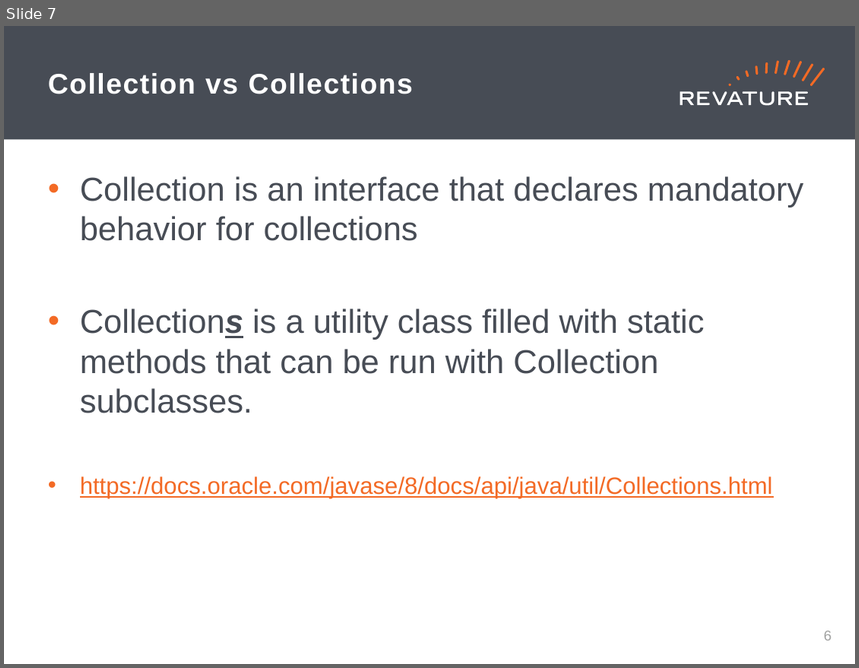
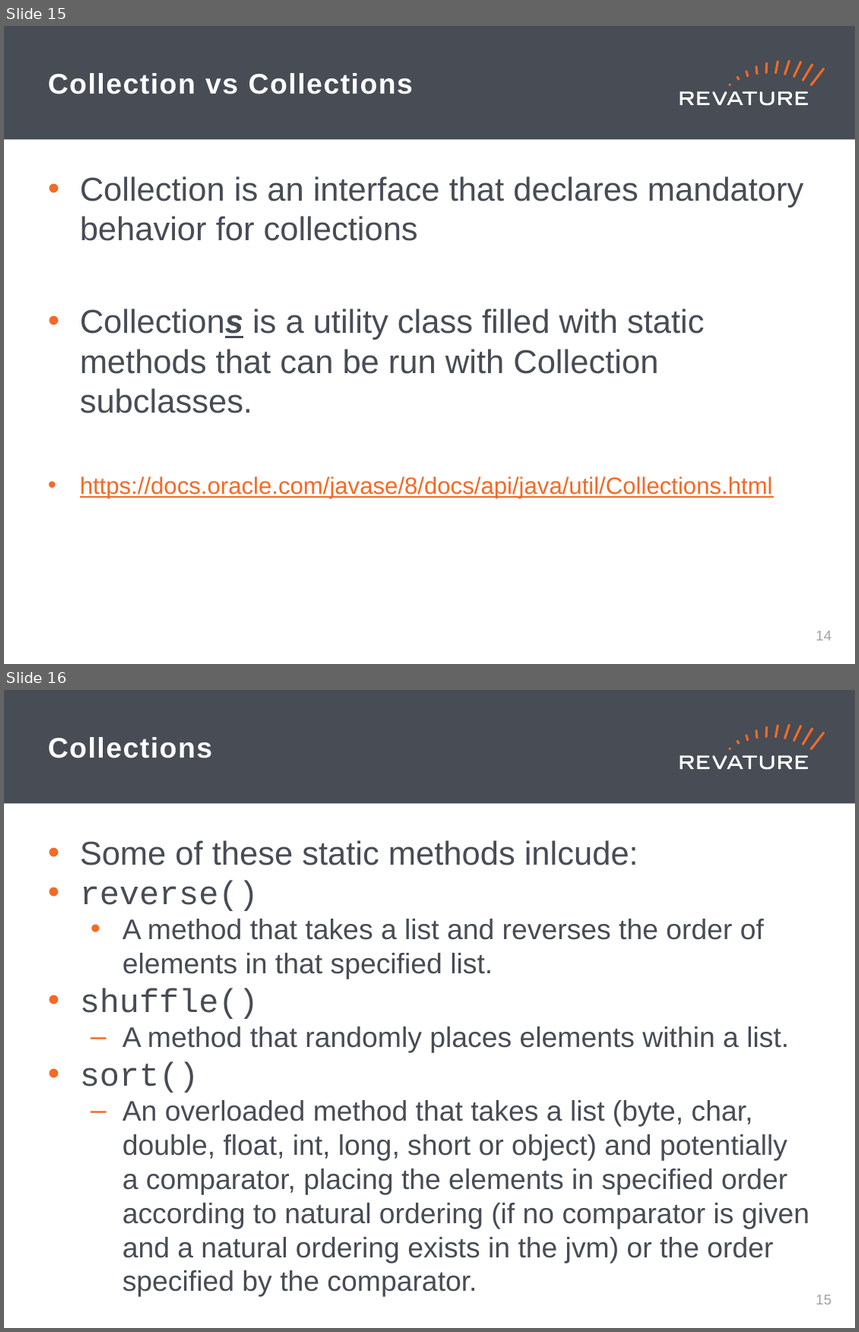
Before and after one commit to jhigherevature/8302021_RAP, a slide deck: powerpoints/Day_17.pptx. Shown one above the other, each under a label of ours: slide 7 before the commit, slides 15 and 16 after it. The pictures are 859x668 and 859x1332 pixels, drawn with LibreOffice and Linux fonts; fonts in the diff are those of the drawing. Boxes give left, top, right and bottom in pixels: in the first picture for what was removed or moved away, otherwise in the second. Text is boxed around its words. In the diff, an @@ line names an element or a change of style, - is before the commit and + after.

```diff
--- a/powerpoints/Day_17.pptx
+++ b/powerpoints/Day_17.pptx
@@ slide 16 added at (4,690,855,1328), background #FFFFFF; not listed: 19 template elements that a slide beside it also shows @@
@@ title added at (48,737,212,758), 24 pt, text #FFFFFF, bold @@
+Collections
@@ text added at (80,840,810,1263), 24 pt, text #474C55 @@
+• Some of these static methods inlcude:
+• reverse()
+  • A method that takes a list and reverses the order of elements in that specified list.
+• shuffle()
+  – A method that randomly places elements within a list.
+• sort()
+  – An overloaded method that takes a list (byte, char, double, float, int, long, short or object) and potentially a comparator, placing the elements in specified order according to natural ordering (if no comparator is given and a natural ordering exists in the jvm) or the order specified by the comparator.
@@ page number added at (816,1295,832,1305), 12 pt, text #A0A1A0 @@
+15
@@ what was slide 7 is now slide 15 @@
@@ page number at (816,631,832,641): text changed @@
-6
+14
```
Also in this commit, not shown: 1 slide changed, 5 other slides added, 2 slides removed, 13 other files.
